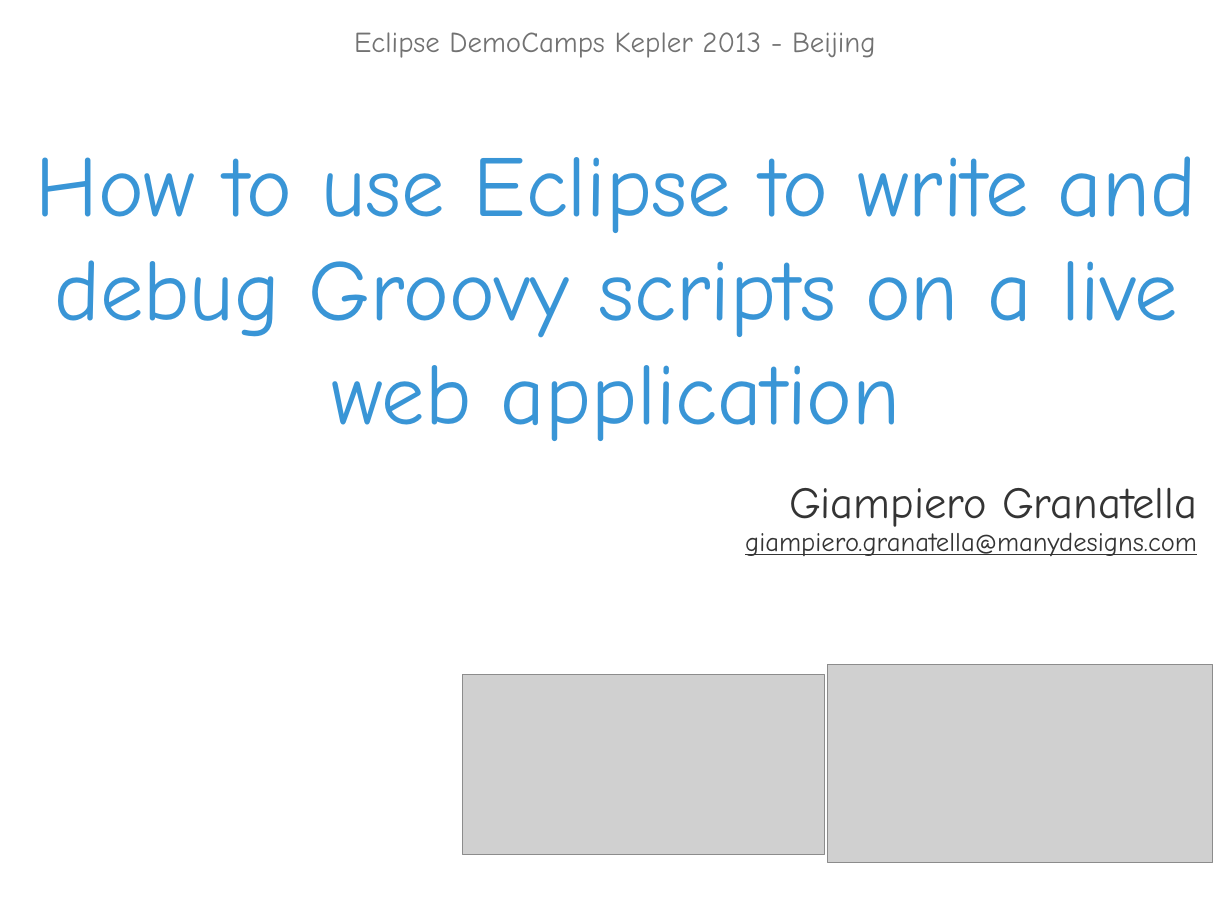
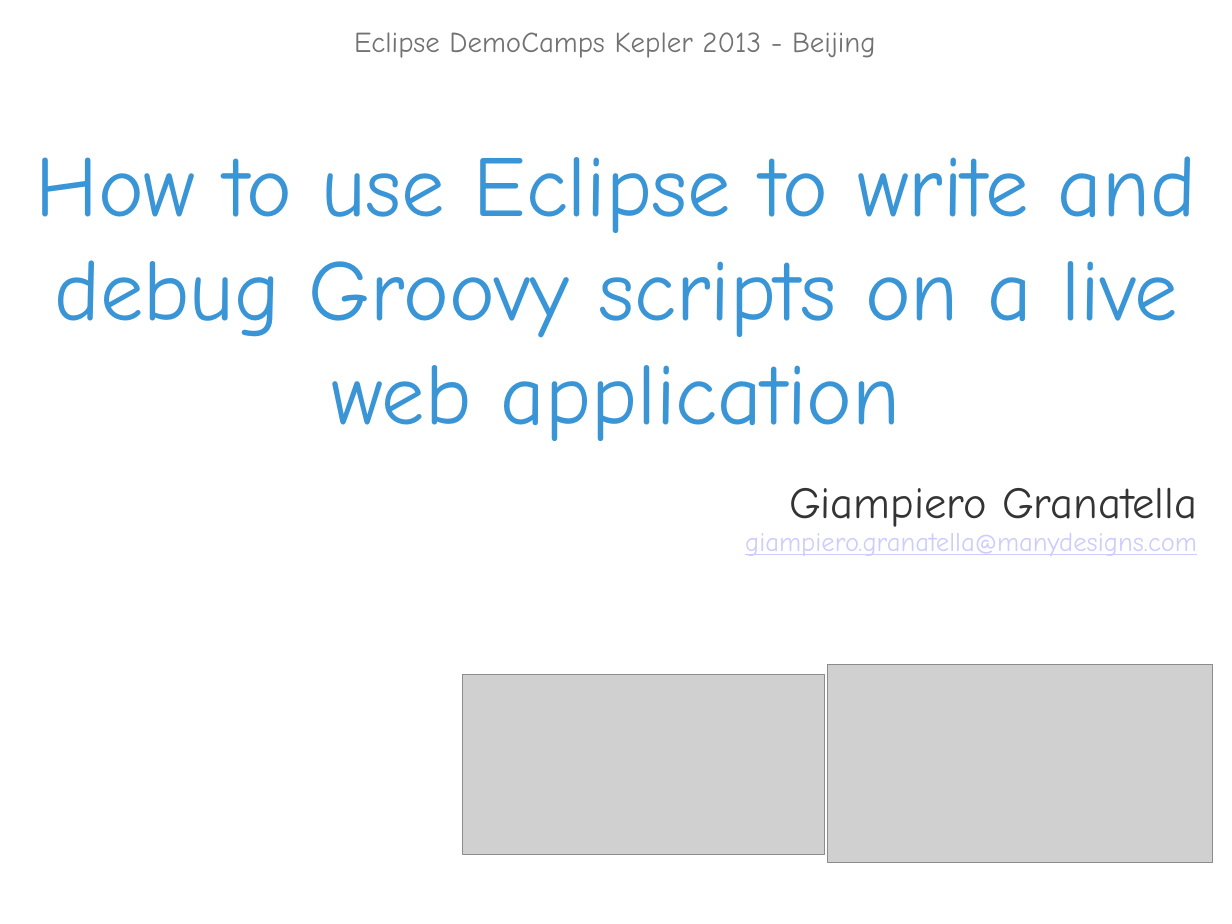
Before and after one commit to Eclipse-China/Eclipse-China.github.io, a slide deck: slide 1 of Day/Presentations/Granatella/How to use Eclipse Day Beijing - Granatella.ppt. Drawn at 1232x924 pixels with LibreOffice and Linux fonts; fonts in the diff are those of the drawing; grey boxes stand for pictures; background and template pictures are left out. Boxes give left, top, right and bottom in pixels: in the first picture for what was removed or moved away, otherwise in the second. Text is boxed around its words. In the diff, an @@ line names an element or a change of style, - is before the commit and + after.

Commit message:
New version of Granatella presentation

```diff
--- a/Day/Presentations/Granatella/How to use Eclipse Day Beijing - Granatella.ppt
+++ b/Day/Presentations/Granatella/How to use Eclipse Day Beijing - Granatella.ppt
@@ text "Giampiero Granatella" at [745, 488, 1197, 556]: text colour #343434 to #CCCCFF in "giampiero.granatella@manydesigns.com" @@
```
Also in this commit, not shown: 5 other slides changed.
